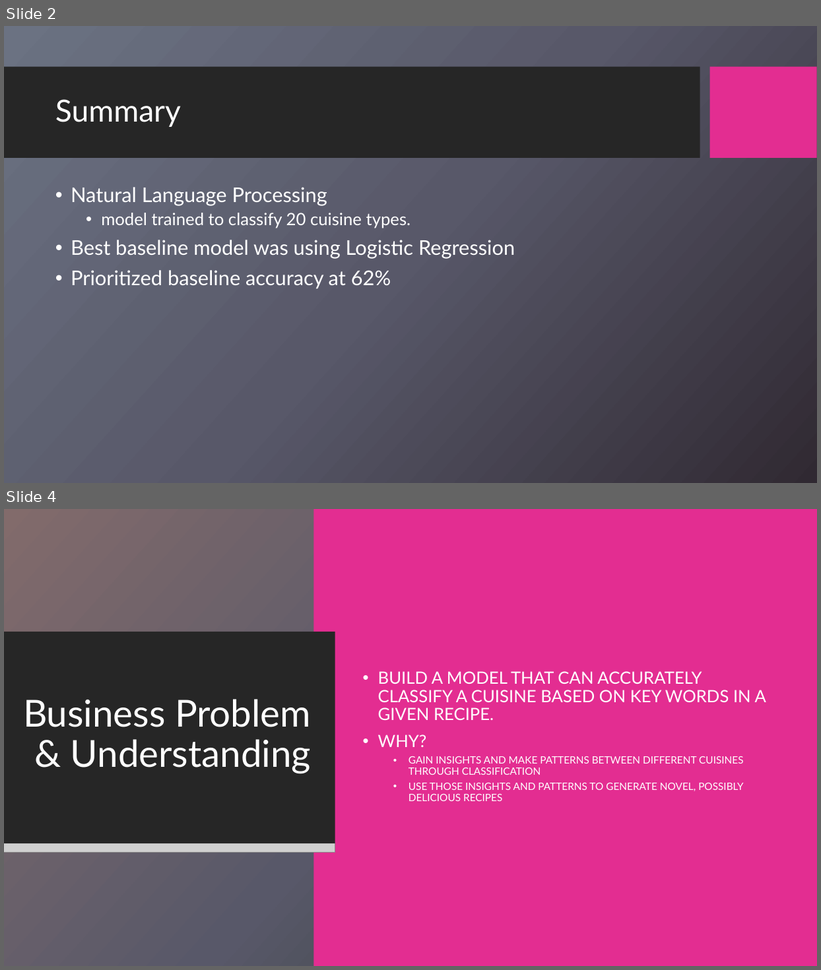
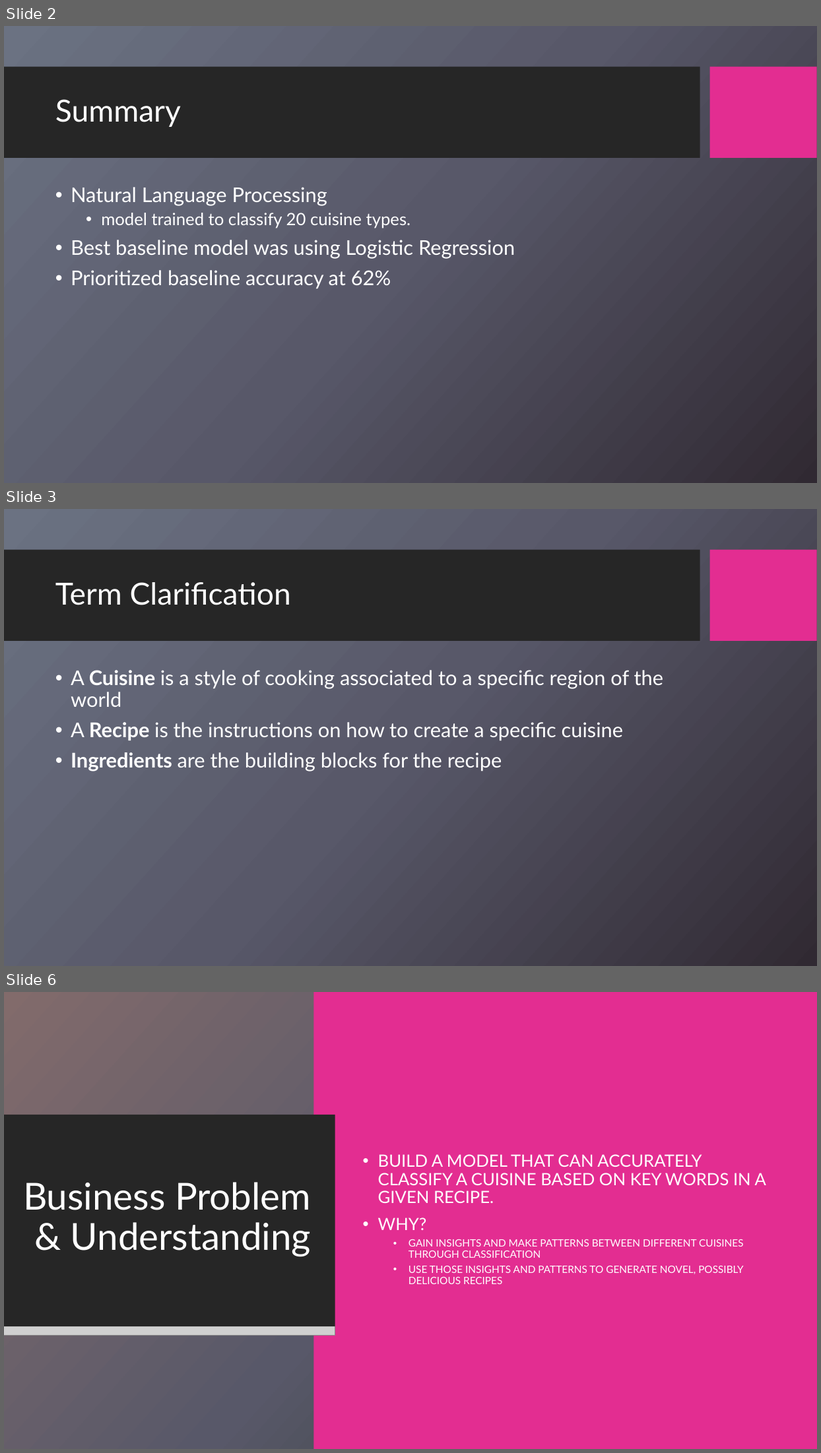
Before and after one commit to aamoeji04/Cuisine_Classification_Capstone, a slide deck: Cuisine_Classification.pptx. Shown one above the other, each under a label of ours: slides 2 and 4 before the commit, slides 2, 3 and 6 after it; the slides between them are not shown. The pictures are 821x970 and 821x1453 pixels, drawn with LibreOffice and Linux fonts; fonts in the diff are those of the drawing; grey boxes stand for pictures; background and template pictures are left out. Boxes give left, top, right and bottom in pixels: in the first picture for what was removed or moved away, otherwise in the second. Text is boxed around its words. In the diff, an @@ line names an element or a change of style, - is before the commit and + after.

```diff
--- a/Cuisine_Classification.pptx
+++ b/Cuisine_Classification.pptx
@@ slide 3 added at [4, 509, 817, 966], background picture (left out); not listed: 2 template elements that a slide beside it also shows @@
@@ title added at [55, 582, 291, 605], 36 pt, text #FFFFFF @@
+Term Clarification
@@ text added at [71, 670, 663, 772], 24 pt, text #FFFFFF @@
+• A Cuisine is a style of cooking associated to a specific region of the world
+• A Recipe is the instructions on how to create a specific cuisine
+• Ingredients are the building blocks for the recipe
@@ what was slide 4 is now slide 6 @@
```
Also in this commit, not shown: 4 slides changed, 2 other slides added.
